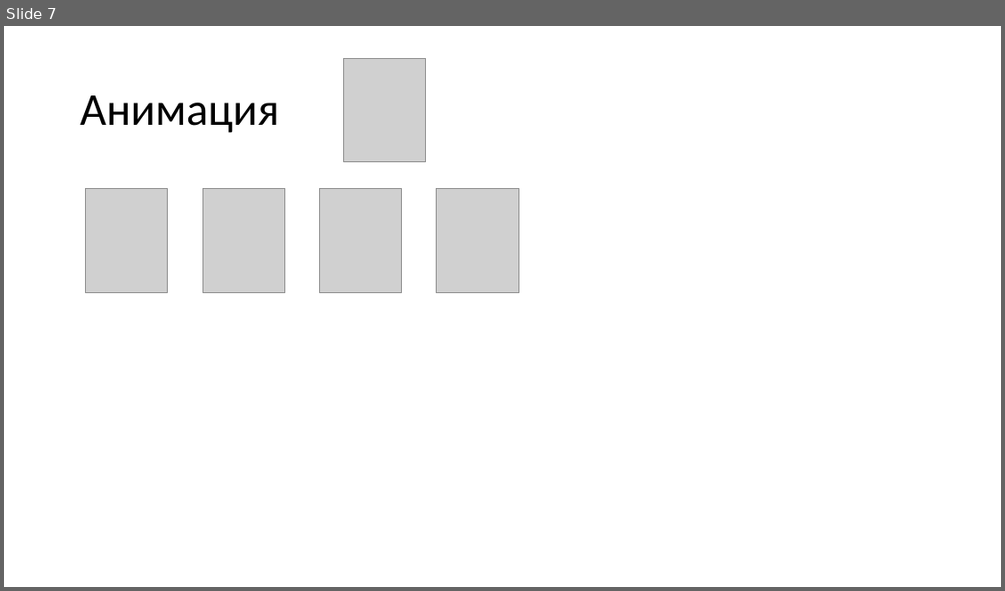
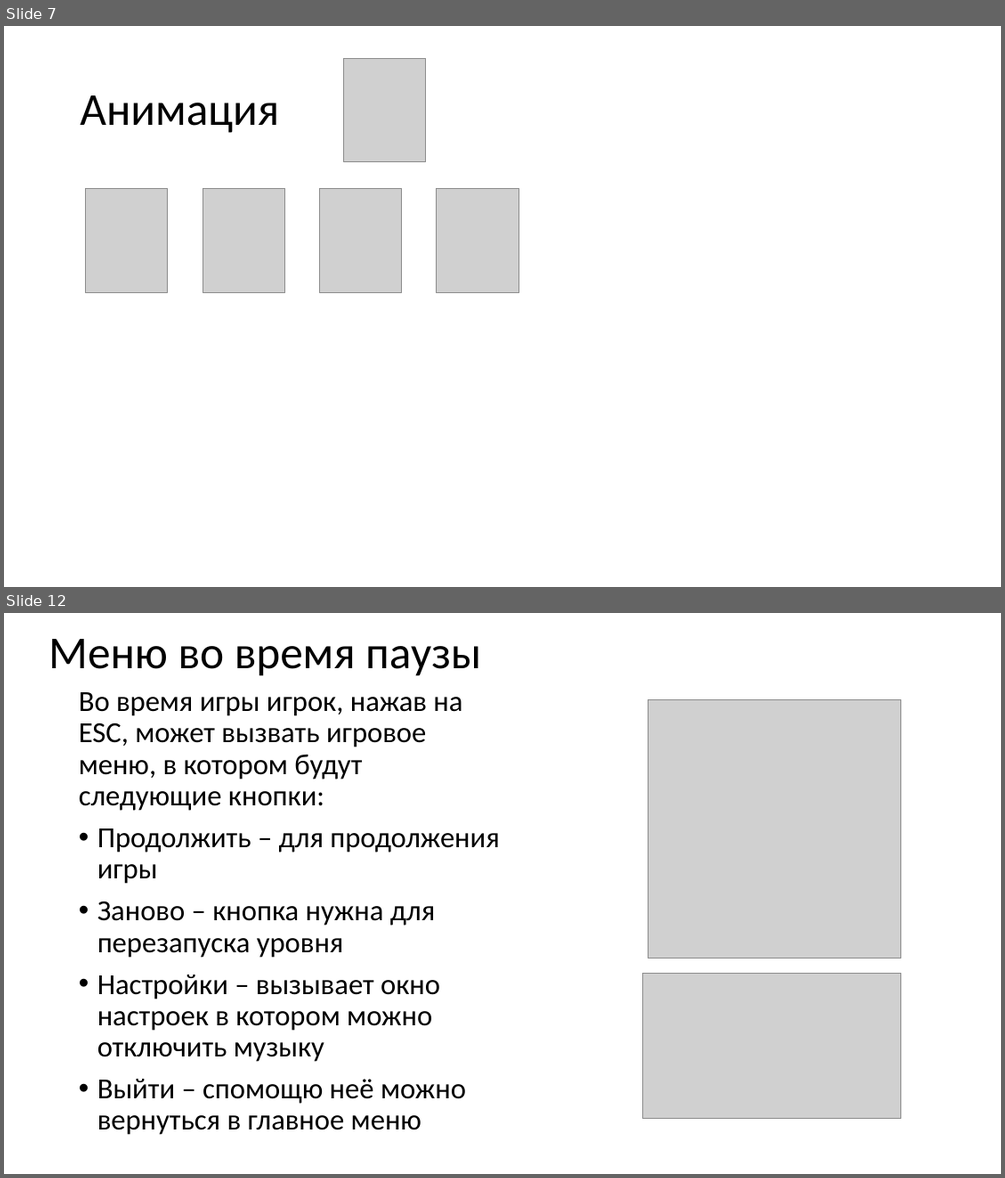
Before and after one commit to Scheise45/projeckt_2, a slide deck: документы/проект2.pptx. Shown one above the other, each under a label of ours: slide 7 before the commit, slides 7 and 12 after it; the slides between them are not shown. The pictures are 1005x591 and 1005x1178 pixels, drawn with LibreOffice and Linux fonts; fonts in the diff are those of the drawing; grey boxes stand for pictures. Boxes give left, top, right and bottom in pixels: in the first picture for what was removed or moved away, otherwise in the second. Text is boxed around its words. In the diff, an @@ line names an element or a change of style, - is before the commit and + after.

```diff
--- a/документы/проект2.pptx
+++ b/документы/проект2.pptx
@@ slide 12 added at [4,613,1001,1174], background #FFFFFF @@
@@ title added at [48,639,481,676], 44 pt, text #000000 @@
+Меню во время паузы
@@ text added at [79,692,499,1135], 28 pt, text #000000 @@
+Во время игры игрок, нажав на ESC, может вызвать игровое меню, в котором будут следующие кнопки:
+• Продолжить – для продолжения игры
+• Заново – кнопка нужна для перезапуска уровня
+• Настройки – вызывает окно настроек в котором можно отключить музыку
+• Выйти – спомощю неё можно вернуться в главное меню
@@ picture added at [648,699,901,958] @@
@@ picture added at [643,973,901,1119] @@
```
Also in this commit, not shown: 7 slides changed, 3 other slides added, 1 slide removed, 7 other files.
